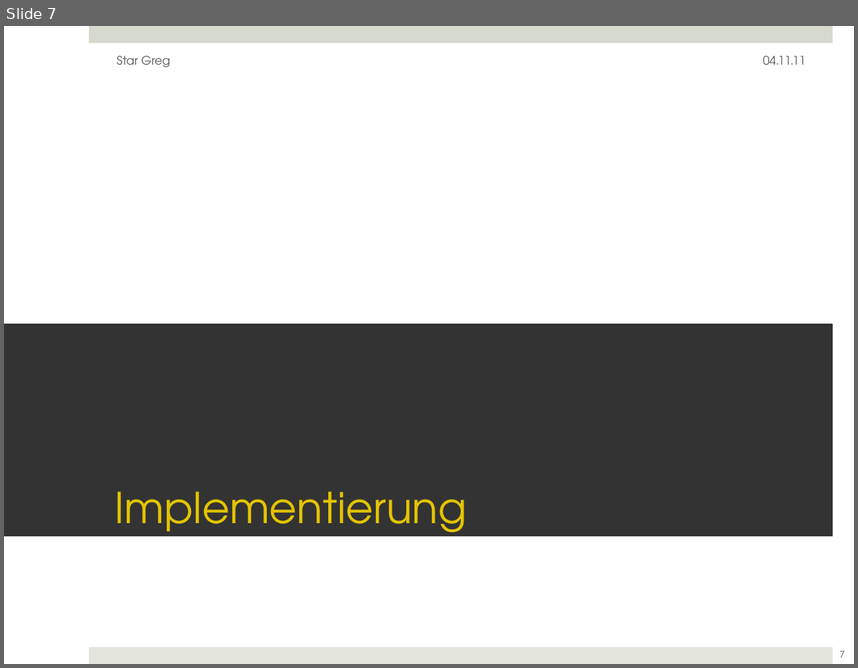
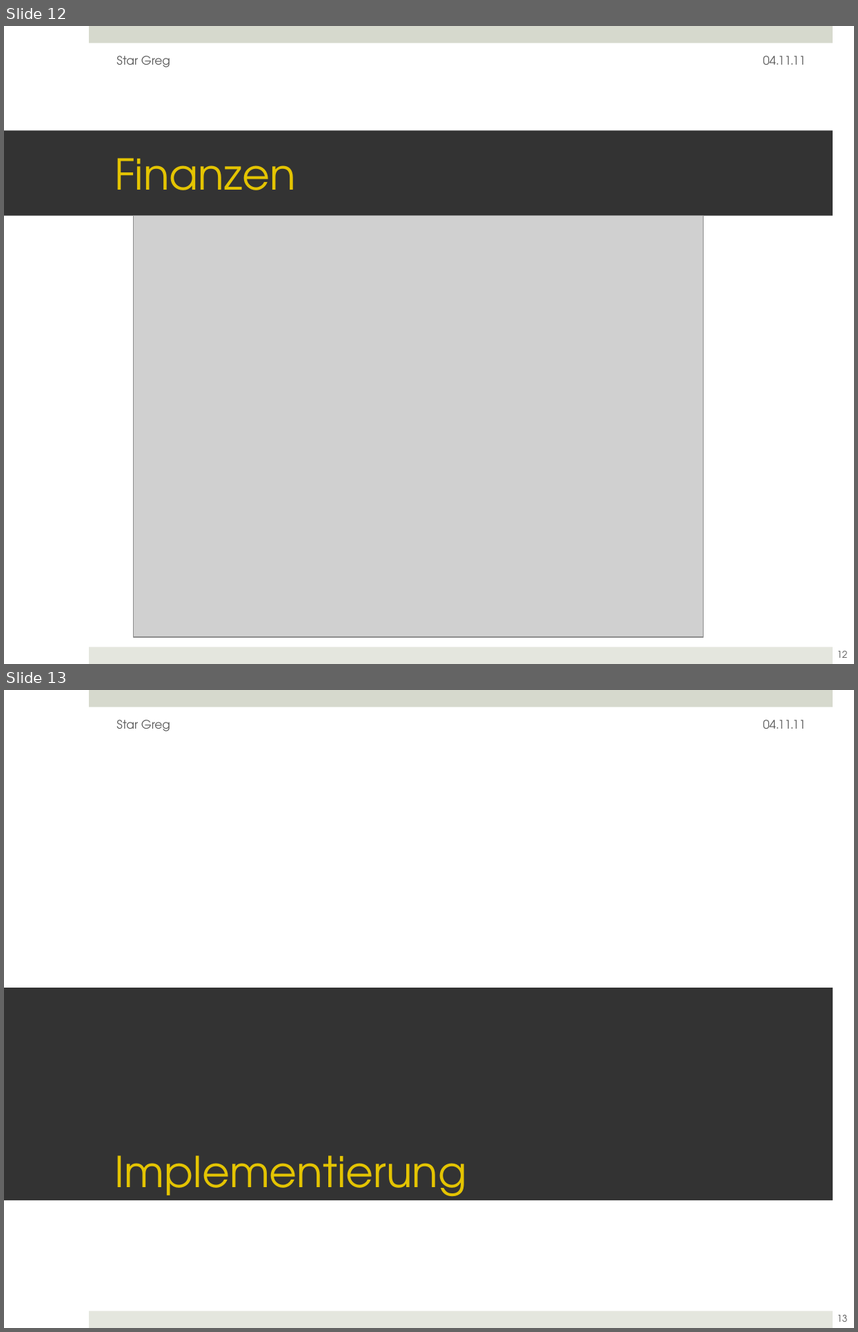
Before and after one commit to ftes/stargreg, a slide deck: 70 Praesentation/30 StarGreg Julia.pptx. Shown one above the other, each under a label of ours: slide 7 before the commit, slides 12 and 13 after it. The pictures are 858x668 and 858x1332 pixels, drawn with LibreOffice and Linux fonts; fonts in the diff are those of the drawing; grey boxes stand for pictures. Boxes give left, top, right and bottom in pixels: in the first picture for what was removed or moved away, otherwise in the second. Text is boxed around its words. In the diff, an @@ line names an element or a change of style, - is before the commit and + after.

```diff
--- a/70 Praesentation/30 StarGreg Julia.pptx
+++ b/70 Praesentation/30 StarGreg Julia.pptx
@@ slide 12 added at [4, 26, 854, 664], background #FFFFFF; not listed: 2 template elements that a slide beside it also shows @@
@@ text added at [116, 56, 170, 67], 10 pt, text #595959 @@
+Star Greg
@@ text added at [763, 56, 806, 65], 10 pt, text #595959 @@
+04.11.11
@@ title added at [4, 131, 833, 216], fill #333333, 36 pt, text #E4C402 @@
+Finanzen
@@ picture added at [133, 216, 703, 637] @@
@@ page number added at [837, 650, 847, 657], 8 pt, text #595959 @@
+12
@@ what was slide 7 is now slide 13 @@
@@ page number at [837, 1314, 847, 1321]: text changed @@
-7
+13
```
Also in this commit, not shown: 2 slides changed, 5 other slides added.
